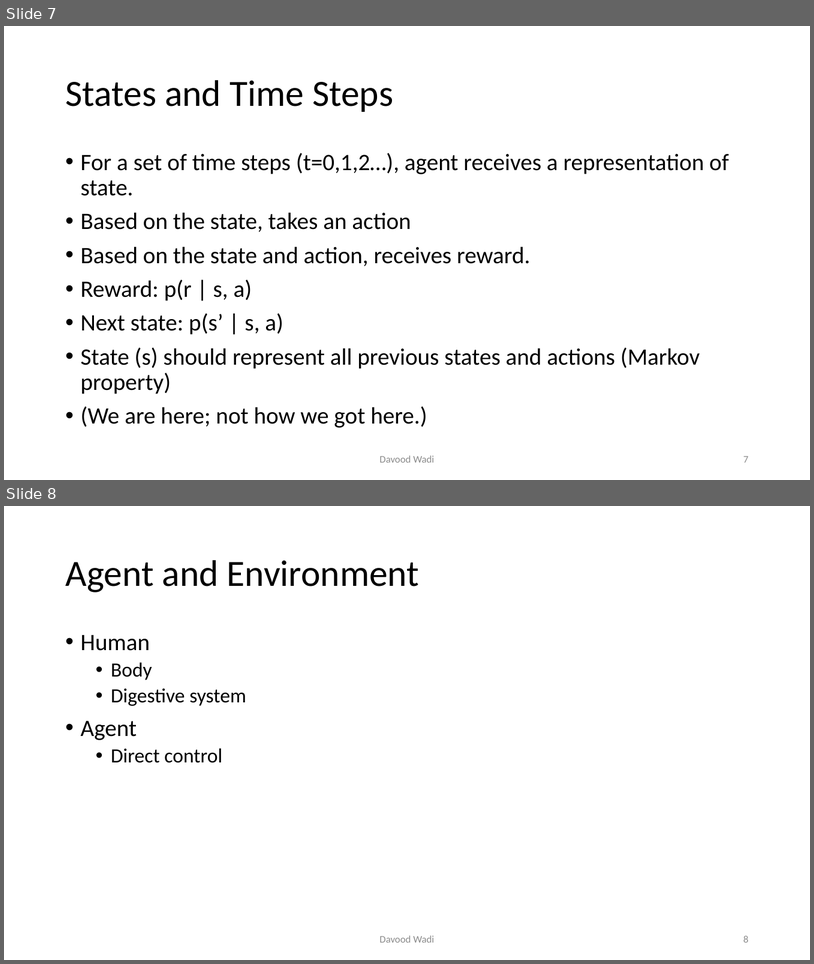
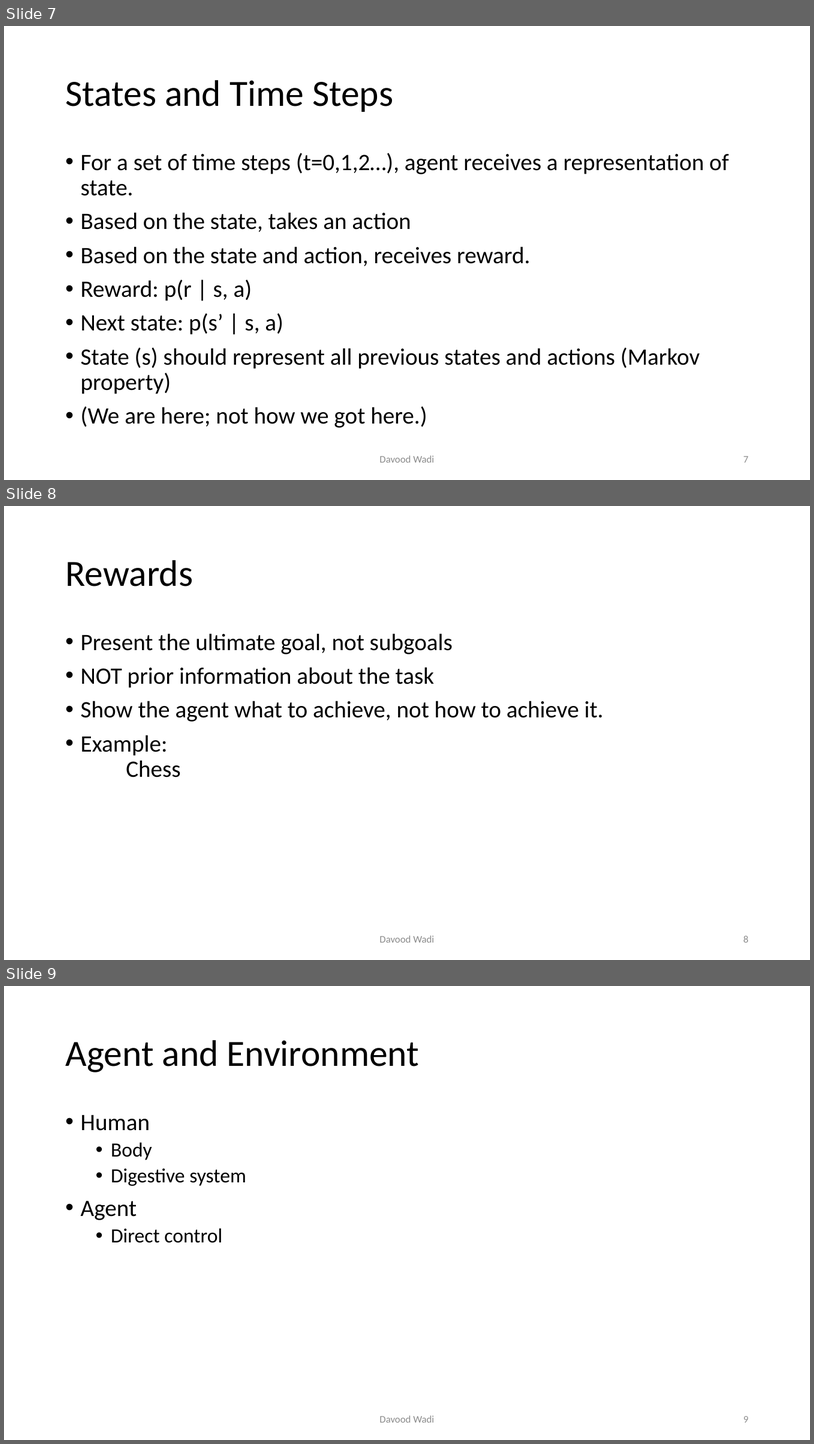
Before and after one commit to davoodwadi/davoodwadi.github.io, a slide deck: RL/RL1_slides.pptx. Shown one above the other, each under a label of ours: slides 7 and 8 before the commit, slides 7, 8 and 9 after it. The pictures are 814x964 and 814x1444 pixels, drawn with LibreOffice and Linux fonts; fonts in the diff are those of the drawing; background and template pictures are left out. Boxes give left, top, right and bottom in pixels: in the first picture for what was removed or moved away, otherwise in the second. Text is boxed around its words. In the diff, an @@ line names an element or a change of style, - is before the commit and + after.

```diff
--- a/RL/RL1_slides.pptx
+++ b/RL/RL1_slides.pptx
@@ slide 8 added at (x1=4, y1=506, x2=810, y2=960), background #FFFFFF @@
@@ title added at (x1=65, y1=560, x2=193, y2=586), 44 pt, text #000000 @@
+Rewards
@@ text added at (x1=81, y1=633, x2=604, y2=777), 28 pt, text #000000 @@
+• Present the ultimate goal, not subgoals
+• NOT prior information about the task
+• Show the agent what to achieve, not how to achieve it.
+• Example:
+  Chess
@@ text added at (x1=380, y1=935, x2=434, y2=942), 12 pt, text #8C8C8C @@
+Davood Wadi
@@ page number added at (x1=744, y1=935, x2=749, y2=942), 12 pt, text #8C8C8C @@
+8
@@ what was slide 8 is now slide 9 @@
@@ page number at (x1=744, y1=1416, x2=749, y2=1422): text changed @@
-8
+9
```
Also in this commit, not shown: 6 other slides added.
